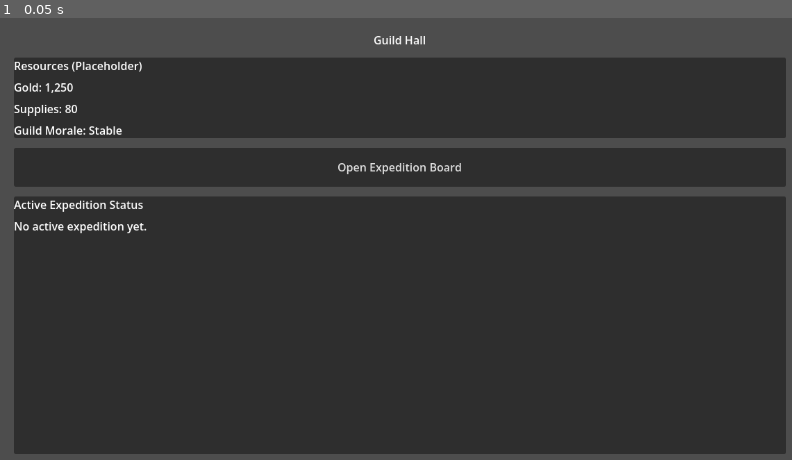
Above: before the commit, frame 1.
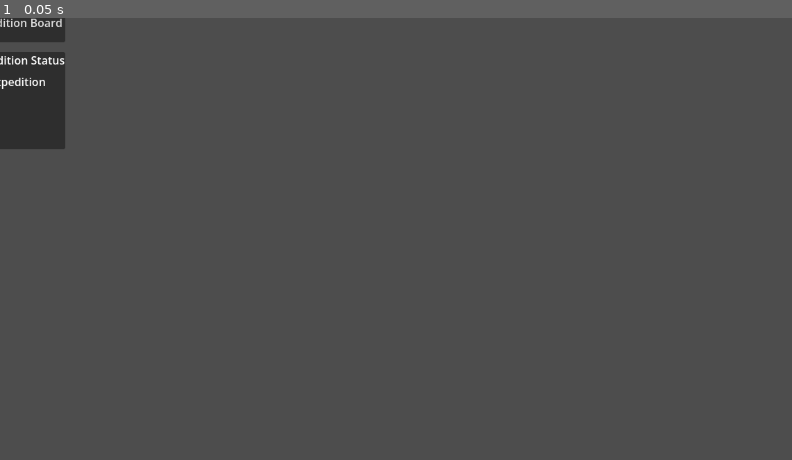
Above: after the commit, the same moment.

Repository: Navandis/expedition-guild-idle
Game: Godot game, scene res://scenes/main/Main.tscn
Same seed, same stepped clock (60 frames per second), same inputs: the game is played once before the commit and once after it. Before the commit the project starts from res://scenes/guild_hall/GuildHall.tscn.
Inputs:
- Up to frame 1 (0.05 s): no input

The runs differ from the first frame. In frame 1, 83% of the frame differs, in the area x 0-100%, y 0-99%.

Commit message:
Fix startup scene to route Guild Hall button through GameManager

Diff:
--- a/project.godot
+++ b/project.godot
@@ -11,7 +11,7 @@
 [application]
 
 config/name="expedition-guild-idle"
-run/main_scene="res://scenes/guild_hall/GuildHall.tscn"
+run/main_scene="res://scenes/main/Main.tscn"
 config/features=PackedStringArray("4.6", "Mobile")
 config/icon="res://icon.svg"
 
